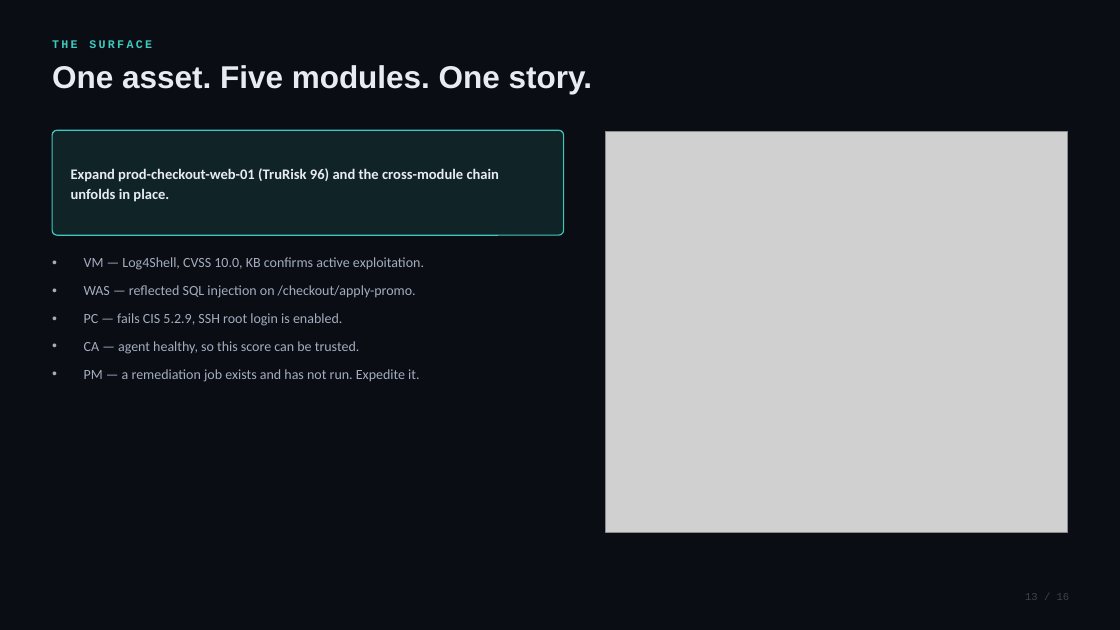
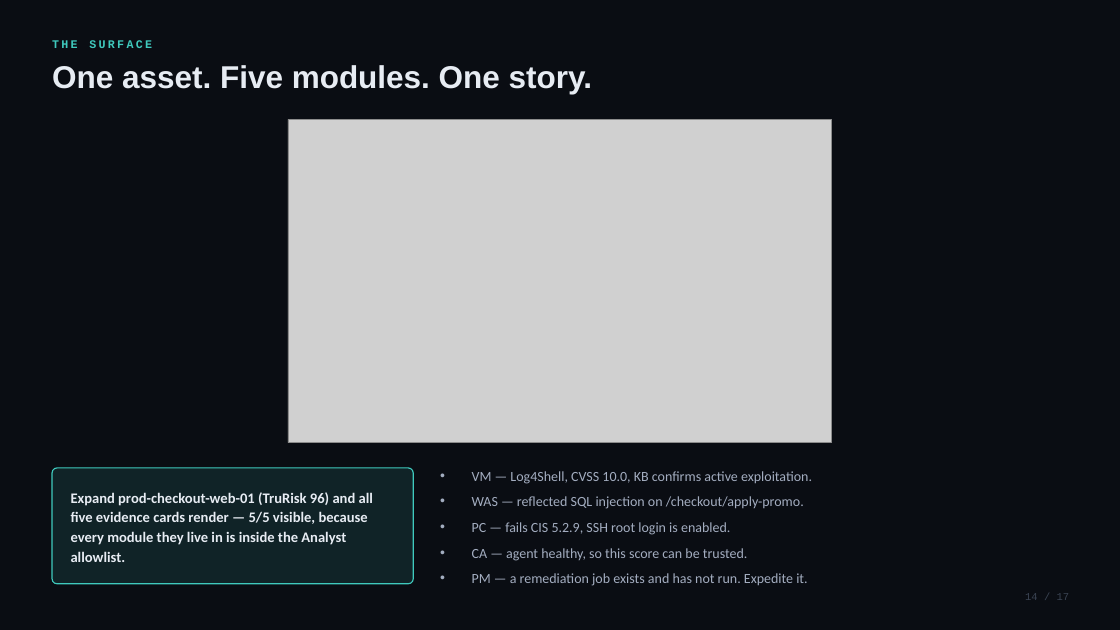
Before and after one commit to mayukhg/qualys-mcp-app, a slide deck: slide 14 of portfolio/risk-copilot-deck-tight.pptx (slide 13 before the commit). Drawn at 1120x630 pixels with LibreOffice and Linux fonts; fonts in the diff are those of the drawing; grey boxes stand for pictures. Boxes give left, top, right and bottom in pixels: in the first picture for what was removed or moved away, otherwise in the second. Text is boxed around its words. In the diff, an @@ line names an element or a change of style, - is before the commit and + after.

```diff
--- a/portfolio/risk-copilot-deck-tight.pptx
+++ b/portfolio/risk-copilot-deck-tight.pptx
@@ picture: place and size @@
-picture at (606, 132, 1068, 533)
+picture at (288, 119, 832, 443)
@@ rounded rectangle: place and size @@
-rounded rectangle at (52, 130, 564, 235)
+rounded rectangle at (52, 468, 413, 584)
@@ rounded rectangle at (52, 468, 413, 584): proportions changed @@
@@ text "VM — Log4Shell, CVSS 10.0, ...": place and size @@
-text "VM — Log4Shell, CVSS 10.0, ..." at (84, 257, 424, 382)
+text "VM — Log4Shell, CVSS 10.0, ..." at (472, 471, 812, 586)
@@ text "VM — Log4Shell, CVSS 10.0, ..." at (472, 471, 812, 586): less space between paragraphs; vertical alignment top to middle @@
@@ text at (71, 492, 373, 562): text changed @@
-Expand prod-checkout-web-01 (TruRisk 96) and the cross-module chain unfolds in place.
+Expand prod-checkout-web-01 (TruRisk 96) and all five evidence cards render — 5/5 visible, because every module they live in is inside the Analyst allowlist.
@@ text at (1025, 593, 1070, 600): text changed @@
-13 / 16
+14 / 17
```
Also in this commit, not shown: 12 other slides changed, 3 slides added, 2 slides removed, 7 other files.
